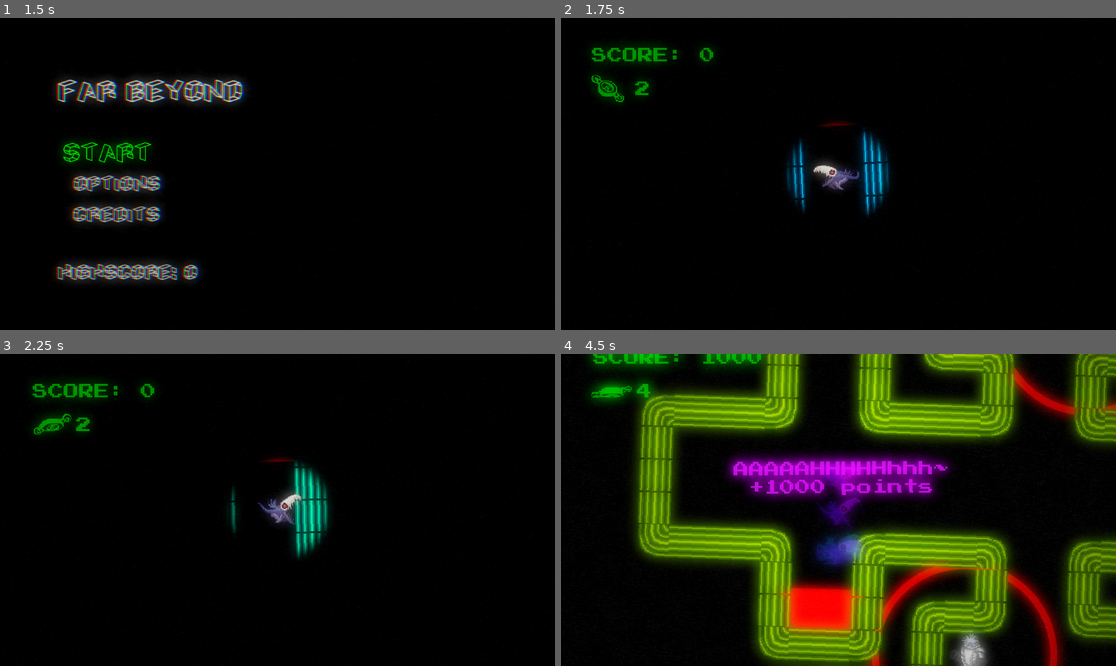
Above: before the commit, frames 1-4 (two rows, left to right).
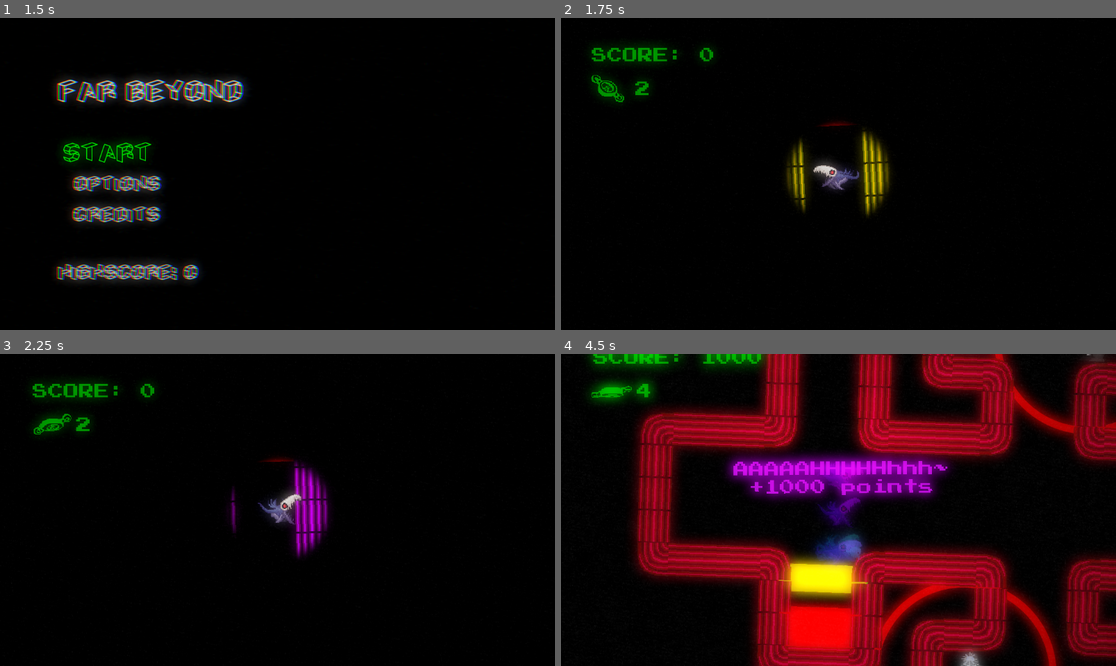
Above: after the commit, the same moments.

Repository: yokai0baka/far-beyond
Game: Godot game, scene res://scenes/levels/menu.tscn
Two runs of this game, one before a commit and one after it. Both use one fixed random seed, a clock stepped at 60 frames per second and the inputs below.
Inputs (mouse positions are in pixels of both pictures, inside the frame that each line leads up to):
- Up to frame 1 (1.5 s): click "START" at 0.5 s; click "START" at 1.25 s
- Up to frame 2 (1.75 s): no input
- Up to frame 3 (2.25 s): tap Enter (Reset) at 2 s; move the mouse to (399, 494) at 2.02 s; hold D (Right) from 2.03 s (still down)
- Up to frame 4 (4.5 s): move the mouse to (727, 525) at 2.77 s; release D (Right) at 2.78 s; hold S (Down) 2.78-3.53 s; move the mouse to (894, 441) at 3.52 s; hold D (Right) 3.53-4.28 s; move the mouse to (810, 572) at 4.27 s; hold W (Up) from 4.28 s (still down)

Frame 1 is identical in both runs. In frame 2, 1.7% of the frame differs, in the area x 40-60%, y 35-64%; in frame 3, 1.7%; in frame 4, 49%, in the area x 12-100%, y 0-100%.

Commit message:
Added: Door locked system - Correction: Code more cleaner

Diff:
--- a/global/scenes/door.tscn
+++ b/global/scenes/Door.tscn
@@ -61,10 +61,10 @@
 [node name="ColorRect" type="ColorRect" parent="AnimationFade" unique_id=91283681]
 modulate = Color(1, 1, 1, 0)
 z_index = 2
-offset_left = -999.0
-offset_top = -1000.0
-offset_right = 1001.0
-offset_bottom = 1000.0
+offset_left = -8574.0
+offset_top = -3767.0
+offset_right = 8576.0
+offset_bottom = 3767.0
 color = Color(0, 0, 0, 1)
 
 [connection signal="area_shape_entered" from="Area2D" to="." method="_on_area_2d_area_shape_entered"]
--- /dev/null
+++ b/global/scenes/KeyCard.tscn
@@ -0,0 +1,21 @@
+[gd_scene format=3 uid="uid://bottacydljbs3"]
+
+[ext_resource type="Texture2D" uid="uid://s5we4brx2wp5" path="res://assets/sprites/effects/rounded-square.png" id="1_dmat7"]
+[ext_resource type="Script" uid="uid://djqq4qlgutmq0" path="res://global/scripts/key_card.gd" id="2_njl1l"]
+
+[sub_resource type="RectangleShape2D" id="RectangleShape2D_dmat7"]
+size = Vector2(42.06349, 42)
+
+[node name="KeyCard" type="Sprite2D" unique_id=127927094]
+modulate = Color(1, 0.8156863, 0, 1)
+texture_filter = 1
+scale = Vector2(0.52000004, 0.32000002)
+texture = ExtResource("1_dmat7")
+script = ExtResource("2_njl1l")
+
+[node name="Area2D" type="Area2D" parent="." unique_id=2087902506]
+
+[node name="CollisionShape2D" type="CollisionShape2D" parent="Area2D" unique_id=2141682101]
+shape = SubResource("RectangleShape2D_dmat7")
+
+[connection signal="body_entered" from="Area2D" to="." method="_on_area_2d_body_entered"]
--- /dev/null
+++ b/global/scenes/LockedDoor.tscn
@@ -0,0 +1,20 @@
+[gd_scene format=3 uid="uid://bkk4pf8qn77gc"]
+
+[ext_resource type="Texture2D" uid="uid://s5we4brx2wp5" path="res://assets/sprites/effects/rounded-square.png" id="1_6nkum"]
+[ext_resource type="Script" uid="uid://ce073gmwowlqw" path="res://global/scripts/locked_door.gd" id="2_rja1x"]
+
+[sub_resource type="RectangleShape2D" id="RectangleShape2D_6nkum"]
+size = Vector2(42.696632, 44.000004)
+
+[node name="LockedDoor" type="Sprite2D" unique_id=934156182]
+modulate = Color(1, 0.8156863, 0, 1)
+scale = Vector2(3.56, 1)
+texture = ExtResource("1_6nkum")
+script = ExtResource("2_rja1x")
+
+[node name="RigidBody2D" type="RigidBody2D" parent="." unique_id=1823122860]
+freeze = true
+
+[node name="CollisionShape2D" type="CollisionShape2D" parent="RigidBody2D" unique_id=776976585]
+scale = Vector2(0.9999999, 0.9999999)
+shape = SubResource("RectangleShape2D_6nkum")
--- a/global/scenes/TileWall.tscn
+++ b/global/scenes/TileWall.tscn
@@ -8,6 +8,7 @@
 [sub_resource type="TileSetAtlasSource" id="TileSetAtlasSource_h7c4w"]
 texture = ExtResource("1_1tc1j")
 texture_region_size = Vector2i(32, 34)
+0:0/animation_speed = 10.0
 0:0/animation_frame_0/duration = 1.0
 0:0/animation_frame_1/duration = 1.0
 0:0/animation_frame_2/duration = 1.0
@@ -22,6 +23,7 @@
 0:0/animation_frame_11/duration = 1.0
 0:0/0 = 0
 0:0/0/physics_layer_0/polygon_0/points = PackedVector2Array(-16, -17, 16, -17, 16, 17, -16, 17)
+0:1/animation_speed = 10.0
 0:1/animation_frame_0/duration = 1.0
 0:1/animation_frame_1/duration = 1.0
 0:1/animation_frame_2/duration = 1.0
@@ -49,6 +51,7 @@
 texture = ExtResource("2_h7c4w")
 texture_region_size = Vector2i(32, 34)
 0:0/animation_columns = 12
+0:0/animation_speed = 10.0
 0:0/animation_frame_0/duration = 1.0
 0:0/animation_frame_1/duration = 1.0
 0:0/animation_frame_2/duration = 1.0
--- a/global/scripts/door.gd
+++ b/global/scripts/door.gd
@@ -5,6 +5,7 @@
 func _on_area_2d_body_entered(body: Node2D) -> void:
 	if "Player" in body.name:
 		animation_fade.play("fade")
+		Global.has_key = false
 		await get_tree().create_timer(1).timeout
 		await get_tree().process_frame
 		get_tree().change_scene_to_file("res://scenes/levels/stage_" + str(Global.levels) + ".tscn")
--- a/global/scripts/global.gd
+++ b/global/scripts/global.gd
@@ -1,6 +1,7 @@
 extends Node
 
 # Detection variables control
+var has_key = false
 var in_enemy_range = false
 var apply_kill_effect = false
 var end_game = false
--- /dev/null
+++ b/global/scripts/key_card.gd
@@ -0,0 +1,8 @@
+extends Sprite2D
+
+@onready var key_card: Sprite2D = $"."
+
+func _on_area_2d_body_entered(body: Node2D) -> void:
+	if "Player" in body.name:
+		Global.has_key = true
+		key_card.visible = false
--- /dev/null
+++ b/global/scripts/locked_door.gd
@@ -0,0 +1,13 @@
+extends Sprite2D
+
+@onready var locked_door: Sprite2D = $"."
+@onready var rigid_body_2d: RigidBody2D = $RigidBody2D
+
+# Called every frame. 'delta' is the elapsed time since the previous frame.
+func _process(_delta: float) -> void:
+	if Global.has_key:
+		locked_door.visible = false
+		rigid_body_2d.collision_layer = 0
+	else:
+		locked_door.visible = true
+		rigid_body_2d.collision_layer = 1
--- a/scenes/levels/stage_1.tscn
+++ b/scenes/levels/stage_1.tscn
@@ -5,7 +5,7 @@
 [ext_resource type="PackedScene" uid="uid://dkbdp1o3to20w" path="res://scenes/npcs/enemy.tscn" id="4_x18u4"]
 [ext_resource type="Texture2D" uid="uid://s5we4brx2wp5" path="res://assets/sprites/effects/rounded-square.png" id="5_5c8g7"]
 [ext_resource type="PackedScene" uid="uid://d1aohwfv2w8od" path="res://global/scenes/TileWall.tscn" id="6_00b7e"]
-[ext_resource type="PackedScene" uid="uid://gigjr1gqlyrc" path="res://global/scenes/door.tscn" id="7_fivxl"]
+[ext_resource type="PackedScene" uid="uid://gigjr1gqlyrc" path="res://global/scenes/Door.tscn" id="7_fivxl"]
 
 [sub_resource type="Animation" id="Animation_u81e1"]
 length = 0.001
--- a/scenes/levels/stage_2.tscn
+++ b/scenes/levels/stage_2.tscn
@@ -5,7 +5,9 @@
 [ext_resource type="PackedScene" uid="uid://dkbdp1o3to20w" path="res://scenes/npcs/enemy.tscn" id="3_gilj7"]
 [ext_resource type="Texture2D" uid="uid://s5we4brx2wp5" path="res://assets/sprites/effects/rounded-square.png" id="4_q37e8"]
 [ext_resource type="PackedScene" uid="uid://d1aohwfv2w8od" path="res://global/scenes/TileWall.tscn" id="5_m0txs"]
-[ext_resource type="PackedScene" uid="uid://gigjr1gqlyrc" path="res://global/scenes/door.tscn" id="6_luimt"]
+[ext_resource type="PackedScene" uid="uid://gigjr1gqlyrc" path="res://global/scenes/Door.tscn" id="6_luimt"]
+[ext_resource type="PackedScene" uid="uid://bottacydljbs3" path="res://global/scenes/KeyCard.tscn" id="7_gilj7"]
+[ext_resource type="PackedScene" uid="uid://bkk4pf8qn77gc" path="res://global/scenes/LockedDoor.tscn" id="8_q37e8"]
 
 [sub_resource type="Animation" id="Animation_u81e1"]
 length = 0.001
@@ -132,4 +134,12 @@
 position = Vector2(229.99998, 438)
 scale = Vector2(2.0399997, 1)
 
+[node name="KeyCard" parent="." unique_id=127927094 instance=ExtResource("7_gilj7")]
+position = Vector2(1323, 299)
+rotation = 1.5707964
+
+[node name="LockedDoor" parent="." unique_id=934156182 instance=ExtResource("8_q37e8")]
+position = Vector2(230, 387)
+scale = Vector2(2.2000003, 0.68)
+
 [editable path="Stage/TileWall"]
--- a/scenes/player/player.tscn
+++ b/scenes/player/player.tscn
@@ -30,6 +30,7 @@
 [ext_resource type="Texture2D" uid="uid://blpdqam803j7y" path="res://assets/sprites/HUD/time/Huds12.png" id="25_vo27k"]
 [ext_resource type="Texture2D" uid="uid://drrtbxlusstx2" path="res://assets/sprites/HUD/time/Huds13.png" id="26_genst"]
 [ext_resource type="Texture2D" uid="uid://bv0dhd44vcouf" path="res://assets/sprites/HUD/time/Huds14.png" id="27_niom3"]
+[ext_resource type="PackedScene" uid="uid://bottacydljbs3" path="res://global/scenes/KeyCard.tscn" id="29_pk8ii"]
 [ext_resource type="Script" uid="uid://epgl2mee63gb" path="res://scripts/player/trail.gd" id="30_iqsei"]
 
 [sub_resource type="Animation" id="Animation_gmlin"]
@@ -1042,6 +1043,12 @@
 offset_right = 106.0
 offset_bottom = 70.0
 label_settings = SubResource("LabelSettings_npwbq")
+
+[node name="KeyCard" parent="Camera2D/HUD" unique_id=127927094 instance=ExtResource("29_pk8ii")]
+visible = false
+position = Vector2(24, 222)
+rotation = 0.2617994
+script = null
 
 [node name="CassinoEffect" type="Control" parent="Camera2D" unique_id=979698231]
 layout_mode = 3
--- a/scripts/npcs/enemy.gd
+++ b/scripts/npcs/enemy.gd
@@ -22,7 +22,6 @@
 	if Global.end_game:
 		set_physics_process(false)
 
-# Read MF
 func trigger_attack():
 	Global.end_game = true
 
--- a/scripts/player/player.gd
+++ b/scripts/player/player.gd
@@ -15,6 +15,7 @@
 @onready var label_time: Label = $Camera2D/HUD/LabelTime
 @onready var highscore_end: Label = $Camera2D/EndScreen/HighscoreEnd
 @onready var run_time_end: Label = $Camera2D/EndScreen/RunTimeEnd
+@onready var key_card: Sprite2D = $Camera2D/HUD/KeyCard
 
 var SPEED = 250.0
 
@@ -41,8 +42,8 @@
 	label_time.text = str(roundi(Global.time))
 	highscore_end.text = "SCORE: " + str(Global.score)
 	run_time_end.text = "Time: " + str(roundi(Global.time))
-	#cassino_label = randi_range(1, 3)
 	kill()
+	check_key(Global.has_key)
 
 	if Global.end_game:
 		MusicInGameCalm.stop()
@@ -74,6 +75,12 @@
 	await get_tree().create_timer(4).timeout
 	SPEED = 250.0
 
+func check_key(has_key_card: bool) -> void:
+	if has_key_card:
+		key_card.visible = true
+	else:
+		key_card.visible = false
+
 # Change music volume
 func inAction():
 	MusicInGameCalm.volume_db = -80.0
Not shown, added: global/scripts/key_card.gd.uid
Not shown, added: global/scripts/locked_door.gd.uid
